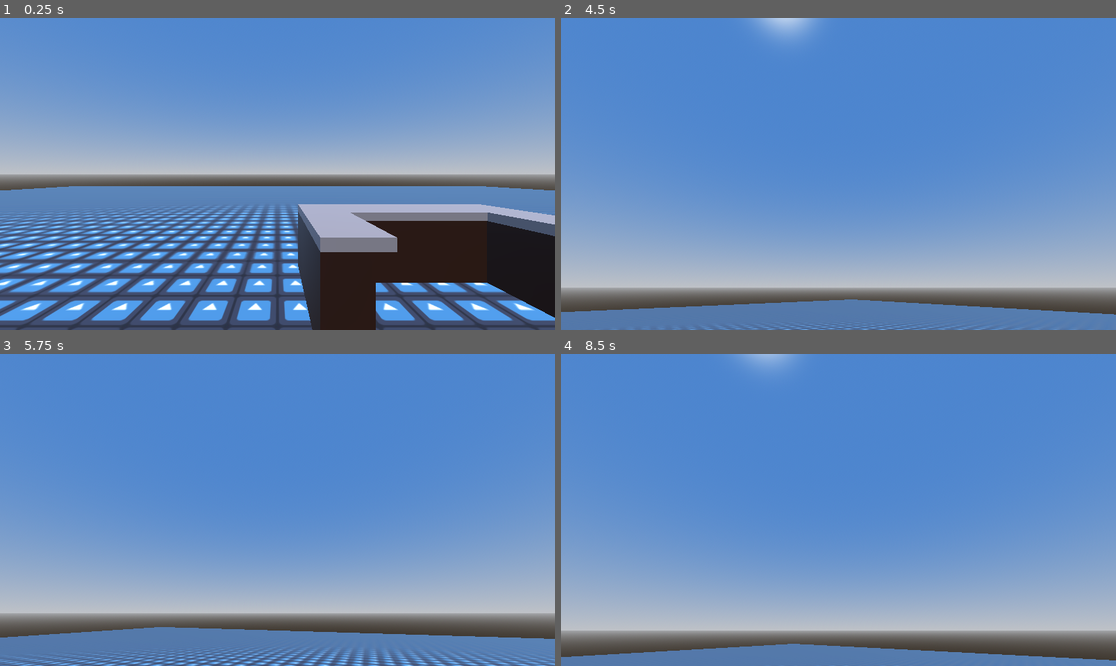
Above: before the commit, frames 1-4 (two rows, left to right).
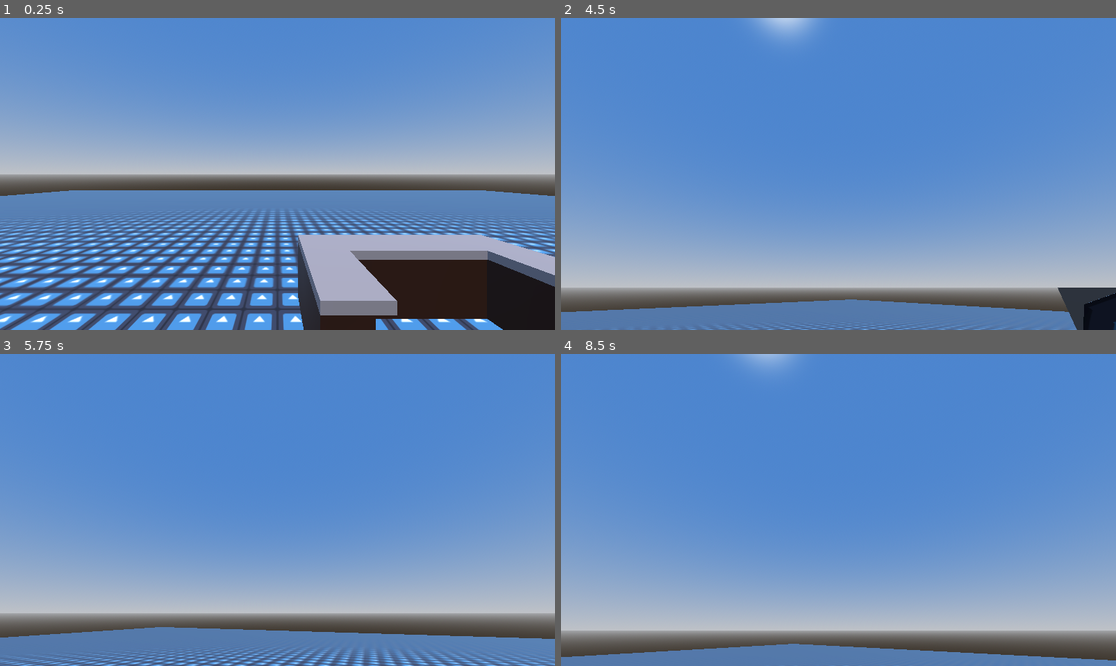
Above: after the commit, the same moments.

Repository: Groblockia/MiniJam204
Game: Godot game, scene res://scenes/main.tscn
The game is run twice, just before and just after one commit, with the same random seed, the same clock (stepped at 60 frames per second) and the same inputs. The engine's default icon, where the game draws it, is replaced by a stand-in: a white triangle on a blue panel in a dark square.
Inputs (mouse positions are in pixels of both pictures, inside the frame that each line leads up to):
- Up to frame 1 (0.25 s): no input
- Up to frame 2 (4.5 s): move the mouse to (866, 174) at 0.52 s; hold W (forward) 0.53-2.03 s; tap E (interact, bound only after the commit) at 0.6, 1.55, 2.1, 2.85, 3.8, 4.35 s; move the mouse to (810, 174) at 1.27 s; tap Tab (toggle_mouse) at 1.35, 3.6 s; tap Enter at 2, 3.5 s; move the mouse to (894, 105) at 2.02 s; hold D (right) 2.03-2.78 s; tap Space at 2.75 s; move the mouse to (810, 236) at 2.77 s; hold W (forward) 2.78-3.53 s; move the mouse to (1005, 220) at 3.52 s; hold A (left) 3.53-4.28 s; move the mouse to (794, 170) at 4.27 s; hold W (forward) from 4.28 s (still down)
- Up to frame 3 (5.75 s): keep holding W (forward); move the mouse to (283, 510) at 5.02 s; tap E (interact, bound only after the commit) at 5.1 s
- Up to frame 4 (8.5 s): move the mouse to (816, 503) at 5.77 s; release W (forward) at 5.78 s; hold D (right) 5.78-6.53 s; tap Tab (toggle_mouse) at 5.85, 8.1 s; tap E (interact, bound only after the commit) at 6.05, 6.6, 7.35, 8.3 s; tap Space at 6.5, 8 s; move the mouse to (960, 494) at 6.52 s; hold W (forward) 6.53-7.28 s; tap Enter at 7.25 s; move the mouse to (727, 525) at 7.27 s; hold D (right) 7.28-8.03 s; move the mouse to (894, 441) at 8.02 s; hold S (backward) from 8.03 s (still down)

The runs differ from the first frame. In frame 1, 30% of the frame differs, in the area x 0-100%, y 53-100%; in frame 2, 1.2%; in frame 3, 0.1%; in frame 4, less than 0.1%.

Commit message:
interactions globalement fini

Diff:
--- /dev/null
+++ b/assets/interactables/button/button.gd
@@ -0,0 +1 @@
+extends Interactable
--- /dev/null
+++ b/assets/interactables/button/button.tscn
@@ -0,0 +1,32 @@
+[gd_scene format=3 uid="uid://bo63awfqmywkj"]
+
+[ext_resource type="Script" uid="uid://0g5t4tqggrvh" path="res://assets/interactables/button/button.gd" id="1_1kwxr"]
+[ext_resource type="Texture2D" uid="uid://dyjcs14qw7y2i" path="res://icon.svg" id="2_pf57p"]
+
+[sub_resource type="StandardMaterial3D" id="StandardMaterial3D_r2o56"]
+albedo_texture = ExtResource("2_pf57p")
+
+[sub_resource type="BoxShape3D" id="BoxShape3D_pf57p"]
+size = Vector3(1, 0.33398438, 1)
+
+[node name="Button" type="Area3D" unique_id=291262811]
+collision_layer = 4
+collision_mask = 0
+script = ExtResource("1_1kwxr")
+
+[node name="CSGCombiner3D" type="CSGCombiner3D" parent="." unique_id=1953511398]
+collision_layer = 4
+collision_mask = 0
+
+[node name="CSGBox3D" type="CSGBox3D" parent="CSGCombiner3D" unique_id=1027855874]
+transform = Transform3D(1, 0, 0, 0, 1, 0, 0, 0, 1, 0, -0.37817383, 0)
+size = Vector3(1, 0.24365234, 1)
+
+[node name="CSGCylinder3D" type="CSGCylinder3D" parent="CSGCombiner3D" unique_id=891049254]
+transform = Transform3D(1, 0, 0, 0, 1, 0, 0, 0, 1, 0, -0.23601043, 0)
+height = 0.1348877
+material = SubResource("StandardMaterial3D_r2o56")
+
+[node name="CollisionShape3D" type="CollisionShape3D" parent="." unique_id=2048582345]
+transform = Transform3D(1, 0, 0, 0, 1, 0, 0, 0, 1, 0, -0.3330078, 0)
+shape = SubResource("BoxShape3D_pf57p")
--- a/autoloads/interaction_manager.gd
+++ b/autoloads/interaction_manager.gd
@@ -1 +1,16 @@
+## Autoload that manages all interaction calls
 extends Node
+
+## send interaction call to object
+func interact(collided: Object)-> void:
+	if collided is Interactable:
+		if collided.has_method("interacted"):
+			collided.interacted()
+
+## activates hovered logic on object
+func hover_on(collided: Object) -> void:
+	collided.hover_on()
+
+## deactivates hovered logic on object
+func hover_off(collided: Object)-> void:
+	collided.hover_off()
--- a/characters/player/head.gd
+++ b/characters/player/head.gd
@@ -6,10 +6,13 @@
 func _ready() -> void:
 	Input.set_mouse_mode(Input.MOUSE_MODE_CAPTURED)
 
+func _physics_process(delta: float) -> void:
+	player.rotation.y = self.rotation.y
+
 func _unhandled_input(event: InputEvent) -> void:
 	if player.player_can_move:
 		if event is InputEventMouseMotion:
 			# rotate the head and camera based on mouse movement
-			rotate_y(-event.relative.x * 0.005)
+			rotate_y(-event.relative.x * 0.005/2)
 			camera.rotate_x(-event.relative.y * 0.005)
 			camera.rotation.x = clamp(camera.rotation.x, -deg_to_rad(60), deg_to_rad(60))
--- a/characters/player/player.tscn
+++ b/characters/player/player.tscn
@@ -4,8 +4,10 @@
 [ext_resource type="Script" uid="uid://beynbd1f5ie6j" path="res://characters/player/head.gd" id="2_xxgcw"]
 
 [sub_resource type="CapsuleShape3D" id="CapsuleShape3D_508ok"]
+height = 4.0
 
 [sub_resource type="CapsuleMesh" id="CapsuleMesh_508ok"]
+height = 4.0
 
 [node name="Player" type="CharacterBody3D" unique_id=362338799]
 collision_layer = 2
@@ -24,3 +26,8 @@
 script = ExtResource("2_xxgcw")
 
 [node name="Camera3D" type="Camera3D" parent="Head" unique_id=368363956]
+
+[node name="RayCast3D" type="RayCast3D" parent="Head/Camera3D" unique_id=614398386]
+target_position = Vector3(0, 0, -3)
+collision_mask = 5
+collide_with_areas = true
--- a/characters/player/player_script.gd
+++ b/characters/player/player_script.gd
@@ -12,6 +12,9 @@
 func _ready() -> void:
 	print("oe c greg")
 
+func _process(delta: float) -> void:
+	pass
+
 func _physics_process(delta: float) -> void:
 	# movement code
 	if player_can_move:
@@ -22,11 +25,14 @@
 		velocity.x = lerp(velocity.x, direction.x * DEFAULT_SPEED, delta * 10)
 		velocity.z = lerp(velocity.z, direction.z * DEFAULT_SPEED, delta * 10)
 
+		velocity.y -= 9.8 * delta
 		move_and_slide()
 
 func _input(_event: InputEvent) -> void:
 	if Input.is_action_just_pressed("toggle_mouse"):
 		toggle_mouse()
+	if Input.is_action_just_pressed("interact"):
+		send_interact()
 
 func toggle_mouse() -> void:
 	if Input.mouse_mode == Input.MOUSE_MODE_CAPTURED:
@@ -35,3 +41,10 @@
 	else:
 		Input.set_mouse_mode(Input.MOUSE_MODE_CAPTURED)
 		player_can_move = true
+
+func send_interact():
+	var col = $Head/Camera3D/RayCast3D.get_collider()
+	if col != null:
+		InteractionManager.interact(col)
+	else:
+		pass
--- /dev/null
+++ b/components/interactable.gd
@@ -0,0 +1,13 @@
+class_name Interactable extends Node3D
+
+@export var displayName: String
+
+## do whatever needs to be done when interacted
+func interacted() -> void:
+	print("don't forget to override the interacted() function")
+
+func hover_on():
+	print("don't forget to override the hover_on() function")
+
+func hover_off():
+	print("don't forget to override the hover_off() function")
--- a/project.godot
+++ b/project.godot
@@ -47,6 +47,11 @@
 "events": [Object(InputEventKey,"resource_local_to_scene":false,"resource_name":"","device":-1,"window_id":0,"alt_press …(195 unchanged characters)…
 ]
 }
+interact={
+"deadzone": 0.2,
+"events": [Object(InputEventKey,"resource_local_to_scene":false,"resource_name":"","device":-1,"window_id":0,"alt_pressed":false,"shift_pressed":false,"ctrl_pressed":false,"meta_pressed":false,"pressed":false,"keycode":0,"physical_keycode":69,"key_label":0,"unicode":101,"location":0,"echo":false,"script":null)
+]
+}
 
 [layer_names]
 
--- a/scenes/main.tscn
+++ b/scenes/main.tscn
@@ -3,6 +3,7 @@
 [ext_resource type="Texture2D" uid="uid://dyjcs14qw7y2i" path="res://icon.svg" id="1_o5qli"]
 [ext_resource type="PackedScene" uid="uid://dcssat7fkjr2t" path="res://characters/player/player.tscn" id="2_0wfyh"]
 [ext_resource type="PackedScene" uid="uid://7jlhrdlwjita" path="res://assets/Counter/counter.tscn" id="3_sugp2"]
+[ext_resource type="PackedScene" uid="uid://bo63awfqmywkj" path="res://assets/interactables/button/button.tscn" id="4_jyhfs"]
 
 [sub_resource type="StandardMaterial3D" id="StandardMaterial3D_0wfyh"]
 albedo_texture = ExtResource("1_o5qli")
@@ -29,7 +30,7 @@
 material = SubResource("StandardMaterial3D_0wfyh")
 
 [node name="Player" parent="." unique_id=362338799 instance=ExtResource("2_0wfyh")]
-transform = Transform3D(1, 0, 0, 0, 1, 0, 0, 0, 1, 0, 2.495484, 0)
+transform = Transform3D(1, 0, 0, 0, 1, 0, 0, 0, 1, 0, 3.7861516, 0)
 
 [node name="WorldEnvironment" type="WorldEnvironment" parent="." unique_id=1412964328]
 environment = SubResource("Environment_jyhfs")
@@ -39,3 +40,6 @@
 
 [node name="Counter" parent="." unique_id=235129883 instance=ExtResource("3_sugp2")]
 transform = Transform3D(1, 0, 0, 0, 1, 0, 0, 0, 1, 3.6600175, 1.5, -5.6233153)
+
+[node name="Button" parent="." unique_id=291262811 instance=ExtResource("4_jyhfs")]
+transform = Transform3D(-4.371139e-08, 1, -4.371139e-08, 0, -4.371139e-08, -1, -1, -4.371139e-08, 1.9106855e-15, -5.7069244, 3, -1.3118622)
Not shown, added: assets/interactables/button/button.gd.uid
Not shown, added: components/interactable.gd.uid
